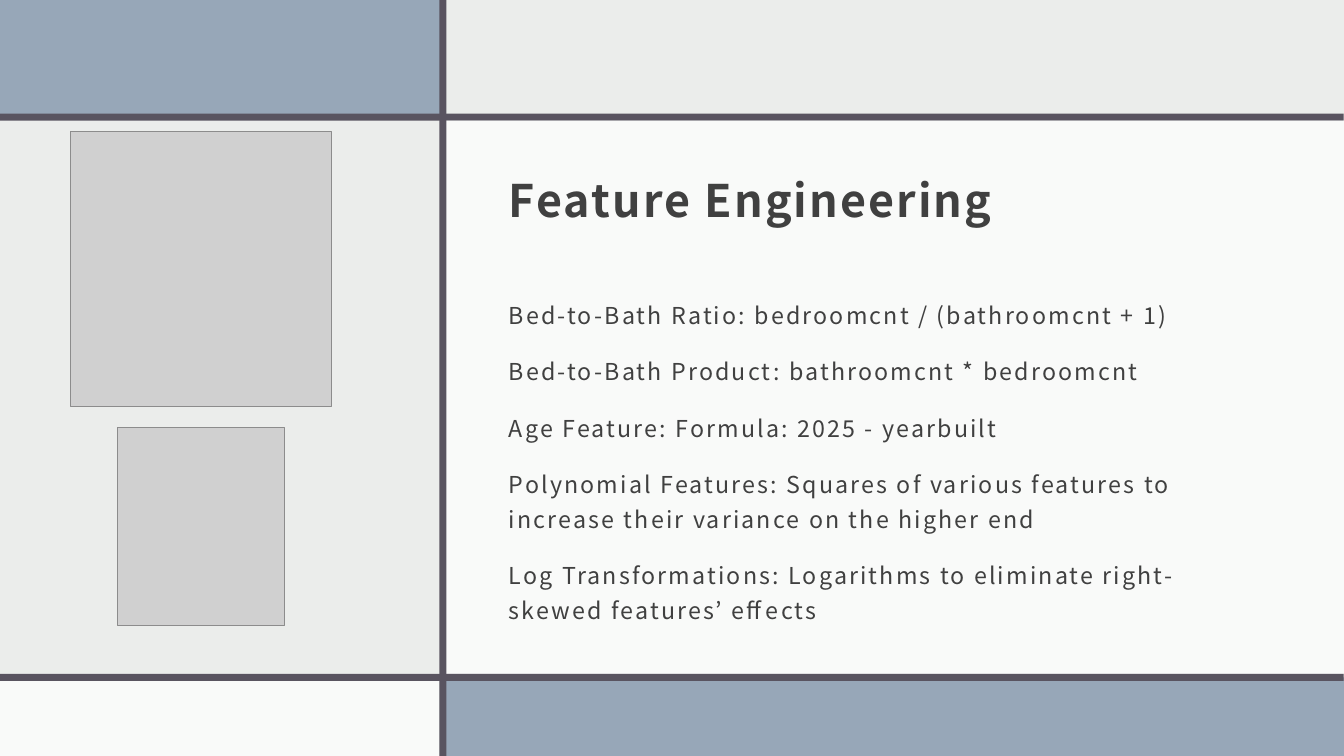
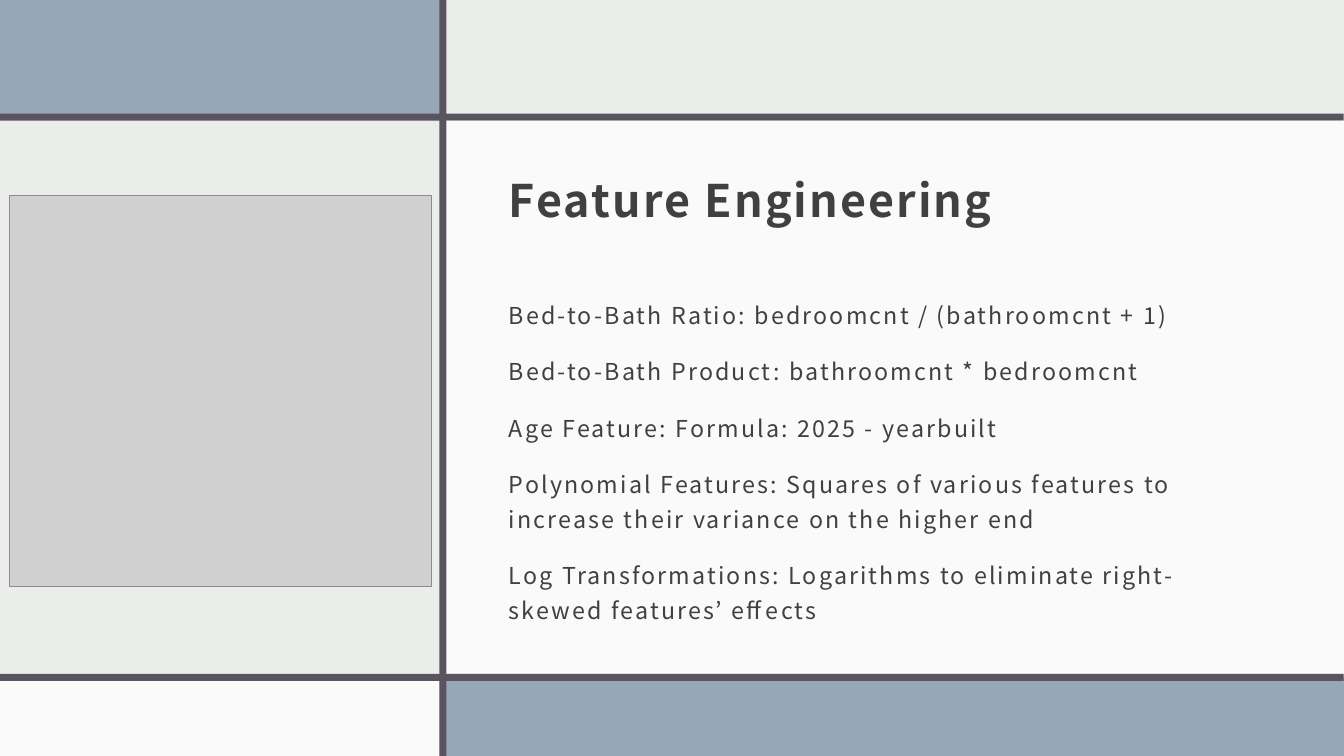
Before and after one commit to shmorhunmsds/ml_final_project, a slide deck: slide 8 of presentation.pptx. Drawn at 1344x756 pixels with LibreOffice and Linux fonts; fonts in the diff are those of the drawing; grey boxes stand for pictures. Boxes give left, top, right and bottom in pixels: in the first picture for what was removed or moved away, otherwise in the second. Text is boxed around its words. In the diff, an @@ line names an element or a change of style, - is before the commit and + after.

```diff
--- a/presentation.pptx
+++ b/presentation.pptx
@@ picture removed at [71, 132, 331, 407] @@
@@ picture added at [10, 196, 432, 588] @@
@@ picture removed at [117, 427, 284, 625] @@
```
Also in this commit, not shown: 5 slides added, 3 slides removed.
